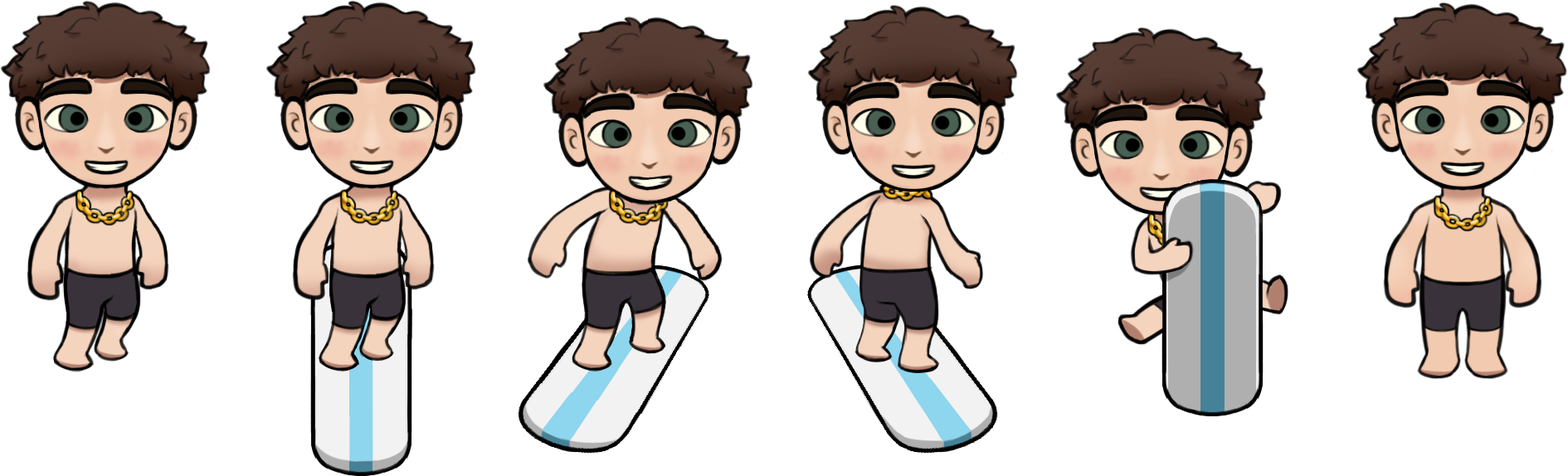
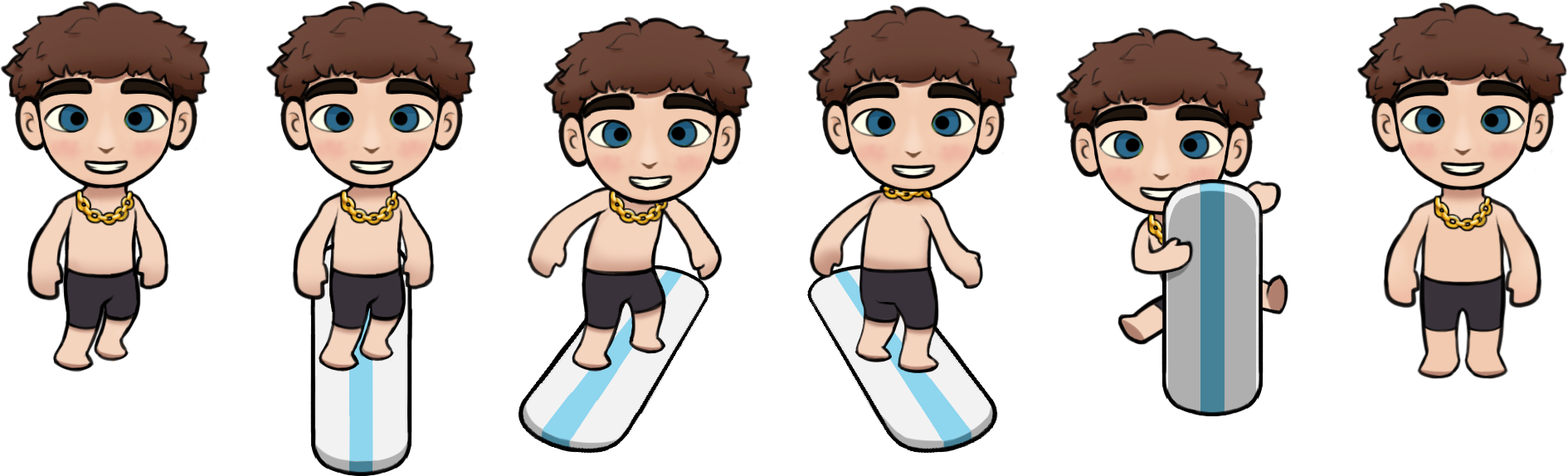
Layered file, before and after one edit (1568 × 476). Changes by layer:
renamed "Layer 1" to "Capzlock", painted on it over (4, 2, 1566, 158)
